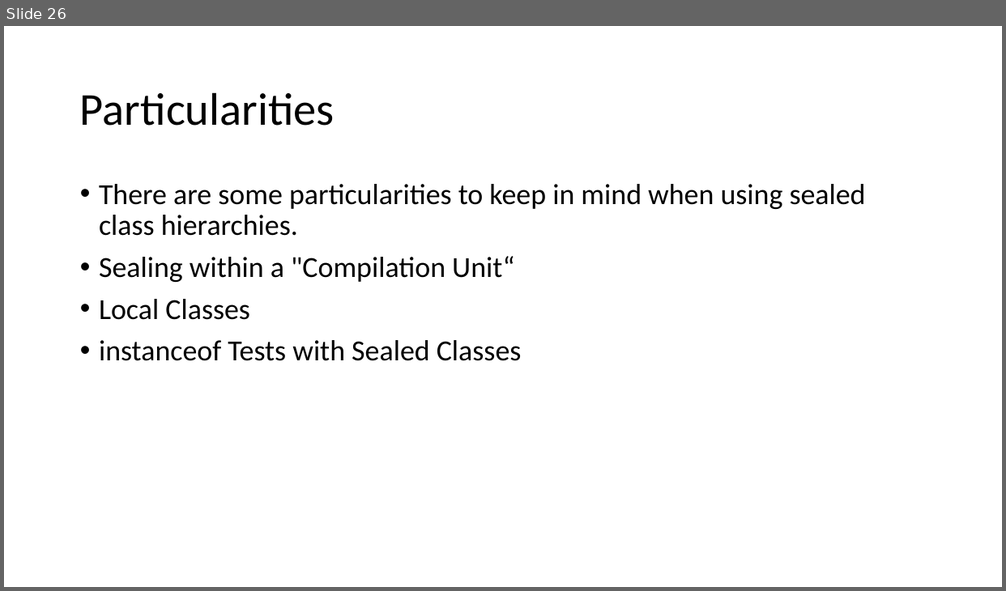
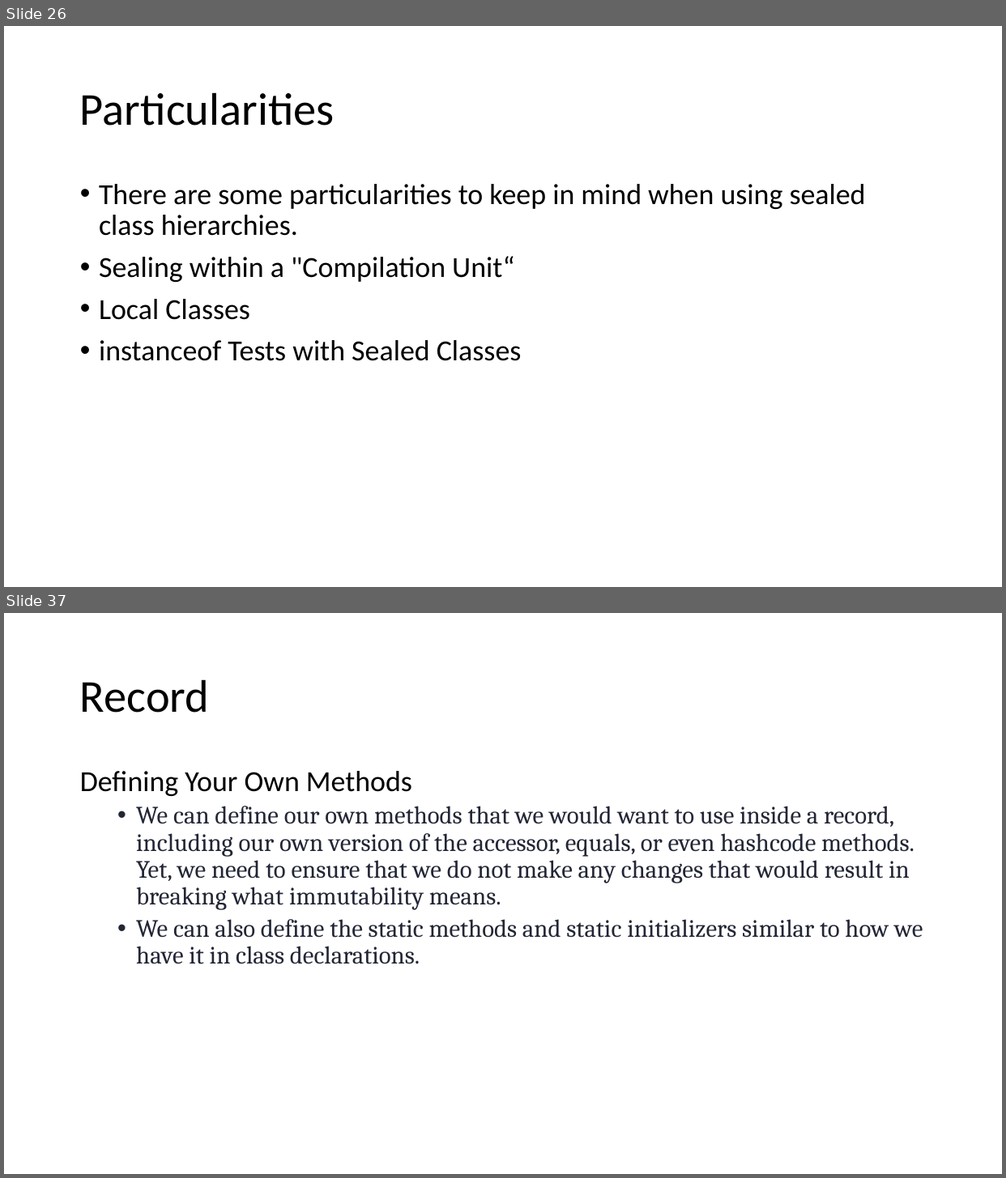
Before and after one commit to techelly/gladvancejavatraining, a slide deck: content/Java 11 and 17 Features.pptx. Shown one above the other, each under a label of ours: slide 26 before the commit, slides 26 and 37 after it; the slides between them are not shown. The pictures are 1006x591 and 1006x1178 pixels, drawn with LibreOffice and Linux fonts; fonts in the diff are those of the drawing. Boxes give left, top, right and bottom in pixels: in the first picture for what was removed or moved away, otherwise in the second. Text is boxed around its words. In the diff, an @@ line names an element or a change of style, - is before the commit and + after.

```diff
--- a/content/Java 11 and 17 Features.pptx
+++ b/content/Java 11 and 17 Features.pptx
@@ slide 37 added at [4,613,1002,1174], background #FFFFFF @@
@@ title added at [80,679,210,713], 44 pt, text #000000 @@
+Record
@@ text added at [80,771,923,965], 24 pt, text #222635 @@
+Defining Your Own Methods
+  • We can define our own methods that we would want to use inside a record, including our own version of the accessor, equals, or even hashcode methods. Yet, we need to ensure that we do not make any changes that would result in breaking what immutability means.
+  • We can also define the static methods and static initializers similar to how we have it in class declarations.
```
Also in this commit, not shown: 2 slides changed, 16 other slides added, 42 other files.
